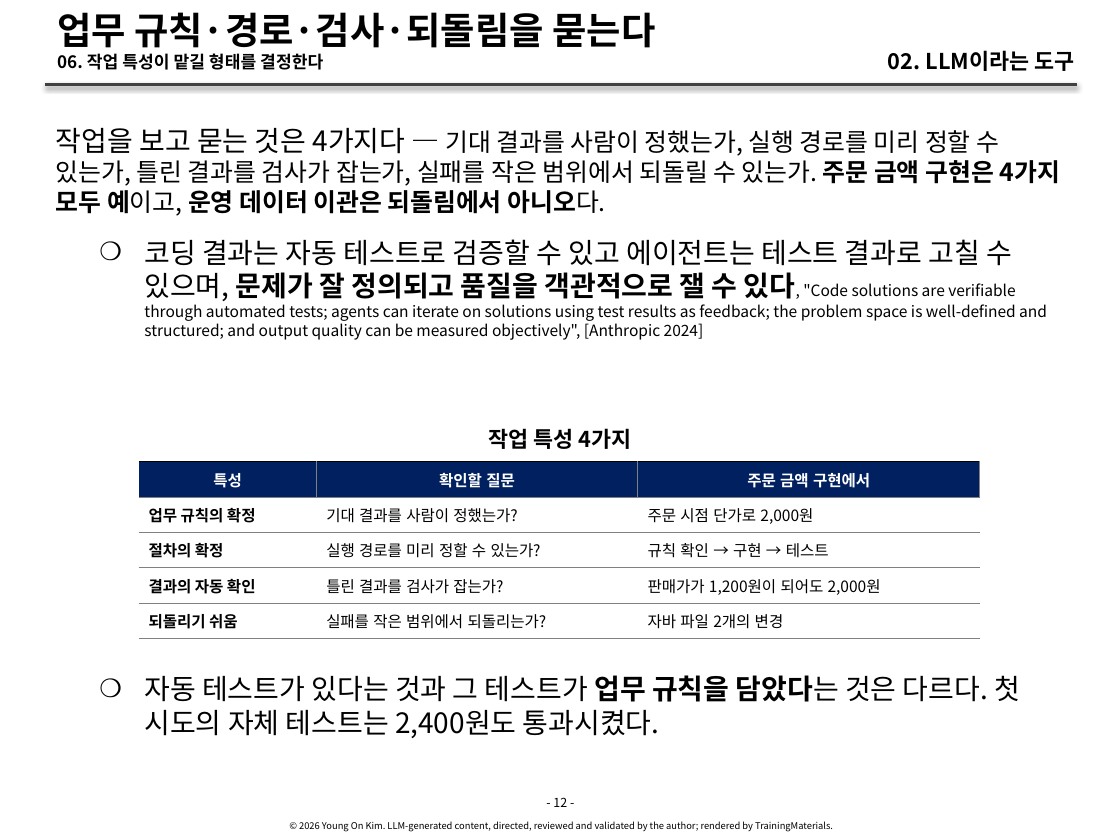
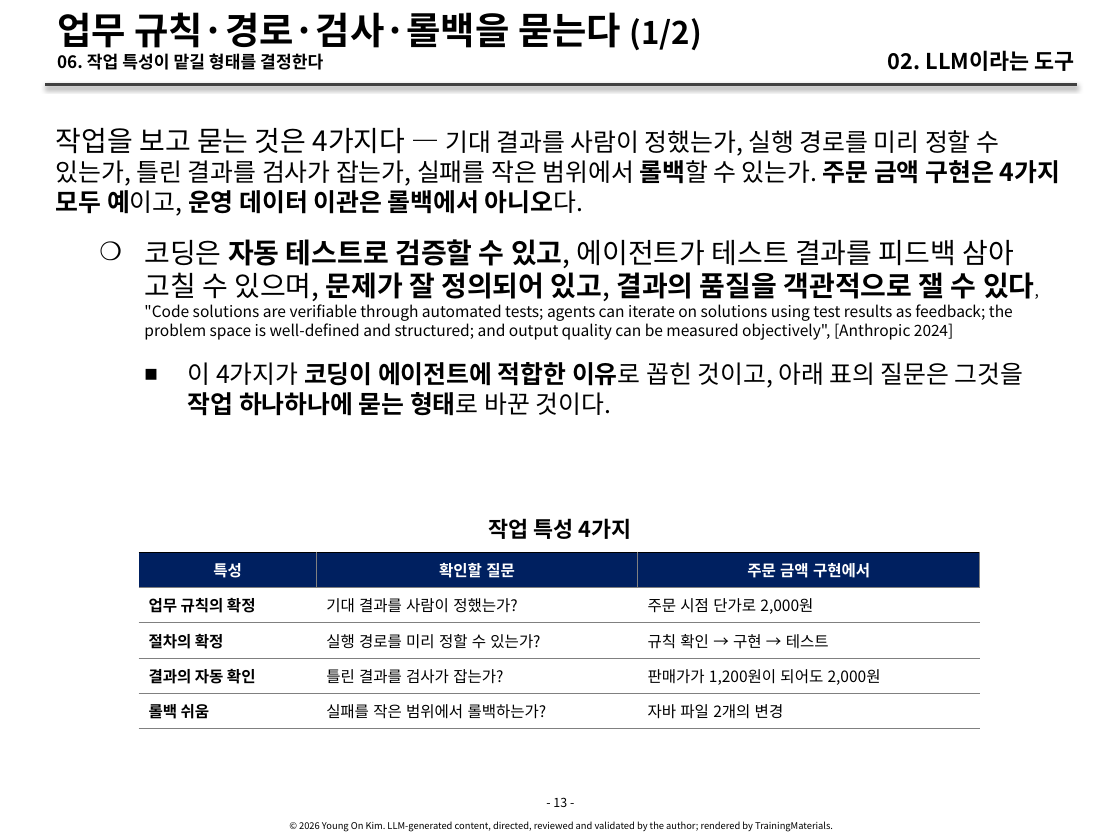
Before and after one commit to YoungSan77/TrainingMaterials, a slide deck: slide 13 of courses/ai-native/sessions/s02.pptx (slide 12 before the commit). Drawn at 1120x840 pixels with LibreOffice and Linux fonts; fonts in the diff are those of the drawing. Boxes give left, top, right and bottom in pixels: in the first picture for what was removed or moved away, otherwise in the second. Text is boxed around its words. In the diff, an @@ line names an element or a change of style, - is before the commit and + after.

```diff
--- a/courses/ai-native/sessions/s02.pptx
+++ b/courses/ai-native/sessions/s02.pptx
@@ title at [57, 12, 702, 54]: text changed @@
-업무 규칙·경로·검사·되돌림을 묻는다
+업무 규칙·경로·검사·롤백을 묻는다 (1/2)
@@ text at [56, 128, 1060, 416]: text changed @@
-작업을 보고 묻는 것은 4가지다 — 기대 결과를 사람이 정했는가, 실행 경로를 미리 정할 수 있는가, 틀린 결과를 검사가 잡는가, 실패를 작은 범위에서 되돌릴 수 있는가. 주문 금액 구현은 4가지 모두 예이고, 운영 데이터 이관은 되돌림에서 아니오다.
-    ❍ 코딩 결과는 자동 테스트로 검증할 수 있고 에이전트는 테스트 결과로 고칠 수 있으며, 문제가 잘 정의되고 품질을 객관적으로 잴 수 있다, "Code solutions are verifiable through automated tests; agents can iterate on solutions using test results as feedback; the problem space is well-defined and structured; and output quality can be measured objectively", [Anthropic 2024]
+작업을 보고 묻는 것은 4가지다 — 기대 결과를 사람이 정했는가, 실행 경로를 미리 정할 수 있는가, 틀린 결과를 검사가 잡는가, 실패를 작은 범위에서 롤백할 수 있는가. 주문 금액 구현은 4가지 모두 예이고, 운영 데이터 이관은 롤백에서 아니오다.
+    ❍ 코딩은 자동 테스트로 검증할 수 있고, 에이전트가 테스트 결과를 피드백 삼아 고칠 수 있으며, 문제가 잘 정의되어 있고, 결과의 품질을 객관적으로 잴 수 있다, "Code solutions are verifiable through automated tests; agents can iterate on solutions using test results as feedback; the problem space is well-defined and structured; and output quality can be measured objectively", [Anthropic 2024]
+      ■ 이 4가지가 코딩이 에이전트에 적합한 이유로 꼽힌 것이고, 아래 표의 질문은 그것을 작업 하나하나에 묻는 형태로 바꾼 것이다.
@@ text "작업 특성 4가지": place and size @@
-text "작업 특성 4가지" at [488, 428, 632, 449]
+text "작업 특성 4가지" at [488, 518, 632, 539]
@@ table: place and size @@
-table at [139, 461, 980, 637]
+table at [139, 552, 980, 728]
@@ table at [139, 552, 980, 728] @@
-row 5, column 1: 되돌리기 쉬움
+row 5, column 1: 롤백 쉬움
-row 5, column 2: 실패를 작은 범위에서 되돌리는가?
+row 5, column 2: 실패를 작은 범위에서 롤백하는가?
@@ text removed at [144, 675, 1020, 738] @@
-    ❍ 자동 테스트가 있다는 것과 그 테스트가 업무 규칙을 담았다는 것은 다르다. 첫 시도의 자체 테스트는 2,400원도 통과시켰다.
@@ text at [553, 797, 567, 807]: text changed @@
-- 12 -
+- 13 -
```
Also in this commit, not shown: 24 other slides changed, 3 slides added, 5 other files.
